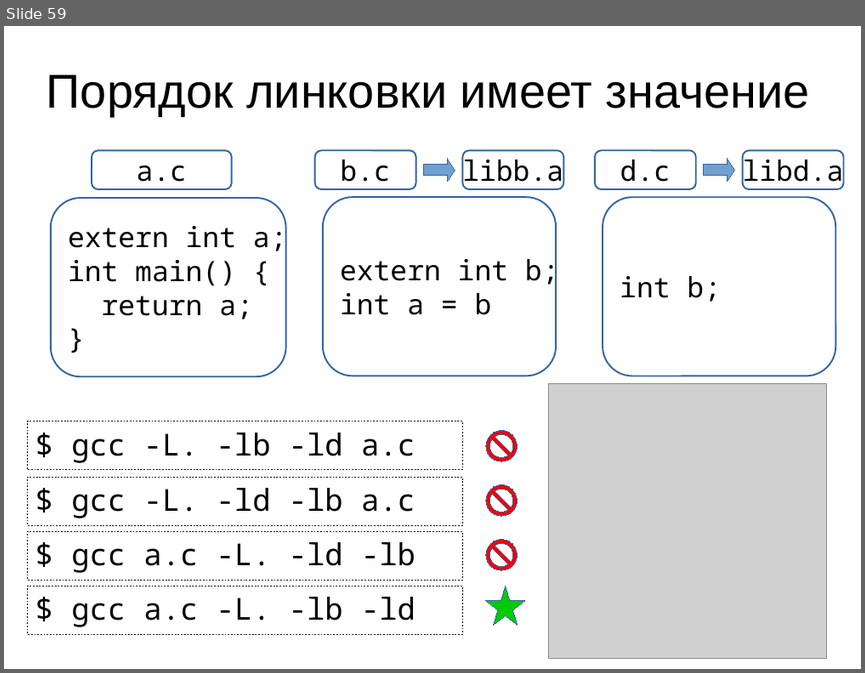
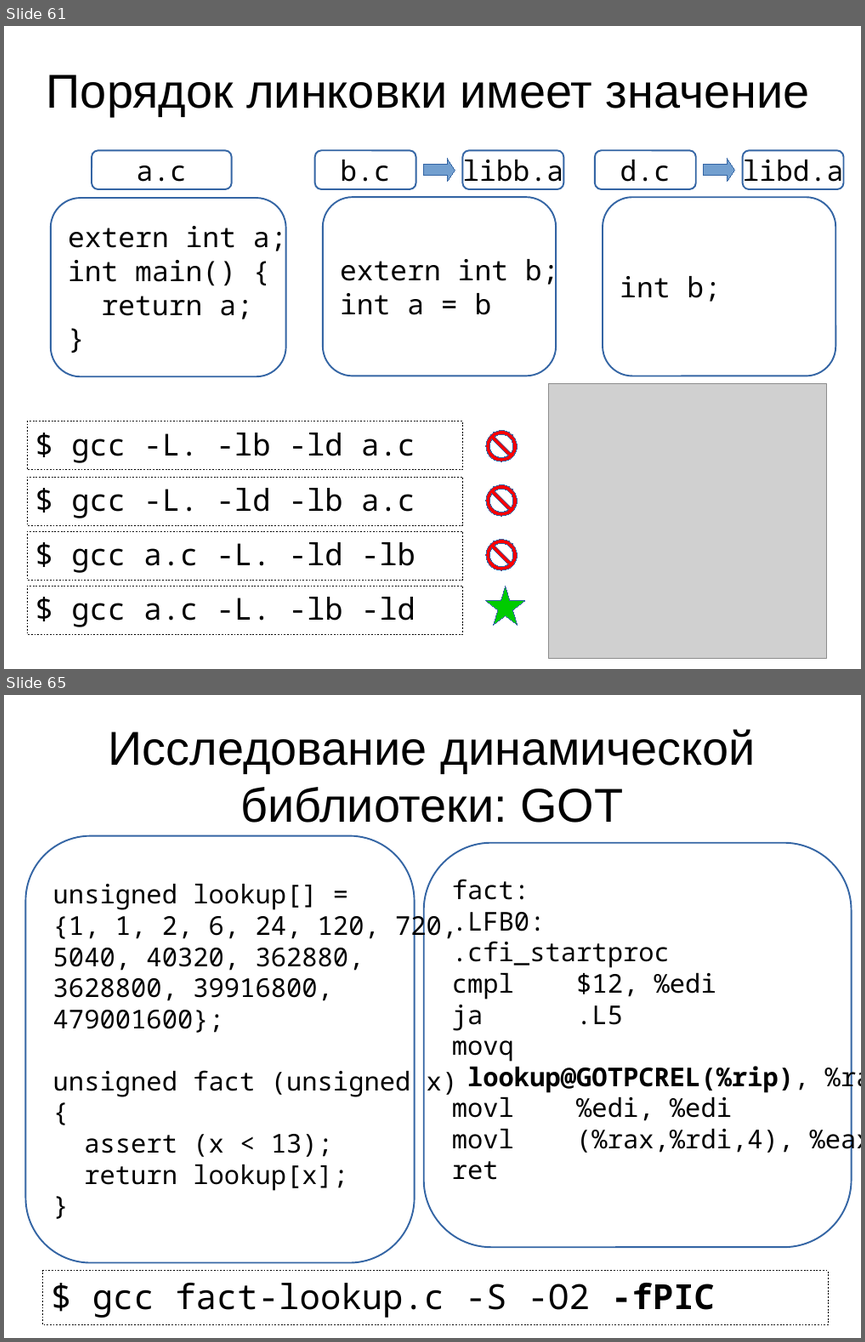
Before and after one commit to MIPT-ILab/cpp-lects-rus, a slide deck: other_lects/toolchain_lect/slides/toolchain_complete.odp. Shown one above the other, each under a label of ours: slide 59 before the commit, slides 61 and 65 after it; the slides between them are not shown. The pictures are 865x673 and 865x1342 pixels, drawn with LibreOffice and Linux fonts; fonts in the diff are those of the drawing; grey boxes stand for pictures. Boxes give left, top, right and bottom in pixels: in the first picture for what was removed or moved away, otherwise in the second. Text is boxed around its words. In the diff, an @@ line names an element or a change of style, - is before the commit and + after.

```diff
--- a/other_lects/toolchain_lect/slides/toolchain_complete.odp
+++ b/other_lects/toolchain_lect/slides/toolchain_complete.odp
@@ slide 65 added at [4,695,861,1338], background #FFFFFF @@
@@ title added at [109,729,756,823], 44 pt, text #000000 @@
+Исследование динамической библиотеки: GOT
@@ freeform shape added at [26,836,415,1263], fill #FFFFFF, outline #3465A4 1.5 pt, 24 pt, text #000000 @@
+unsigned lookup[] =
+{1, 1, 2, 6, 24, 120, 720,
+5040, 40320, 362880,
+3628800, 39916800,
+479001600};
+unsigned fact (unsigned x)
+{
+assert (x < 13);
+return lookup[x];
+}
@@ rounded rectangle added at [424,843,851,1247], fill #FFFFFF, outline #3465A4 1.5 pt, 24 pt, text #000000 @@
+fact:
+.LFB0:
+.cfi_startproc
+cmpl $12, %edi
+ja .L5
+movq
+lookup@GOTPCREL(%rip), %rax
+movl %edi, %edi
+movl (%rax,%rdi,4), %eax
+ret
@@ rectangle added at [43,1270,828,1325], outline #000000 0.51 pt, 32 pt, text #000000 @@
+$ gcc fact-lookup.c -S -O2 -fPIC
@@ what was slide 59 is now slide 61 @@
```
Also in this commit, not shown: 2 slides changed, 28 other slides added, 12 other files.
